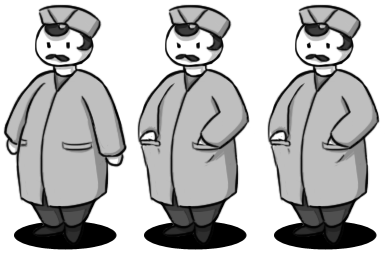
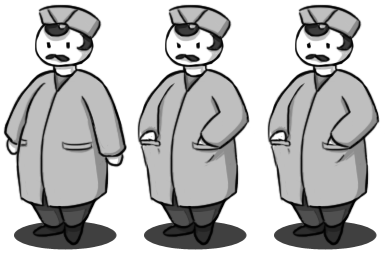
Comparing the layer stacks of the two 390 x 260 images. Changes:
"Camada 2 cópia 2": opacity 100% → 75% over (14, 222, 117, 250)
"Camada 2 cópia": opacity 100% → 75% over (144, 222, 247, 250)
"Camada 2": opacity 100% → 75% over (274, 222, 377, 250)
